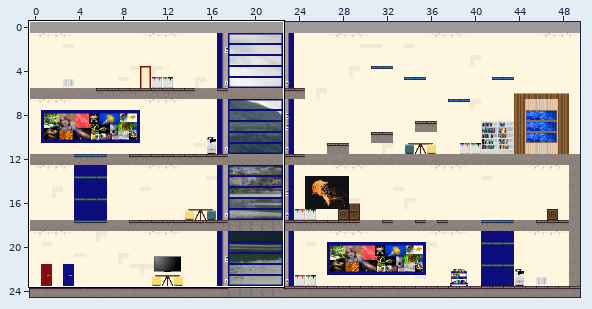
Level history. Tiled map: assets/maps/map5.tmx. The picture above shows the old version from afar; the outline marks the close-up.
Close-up. The starting point:
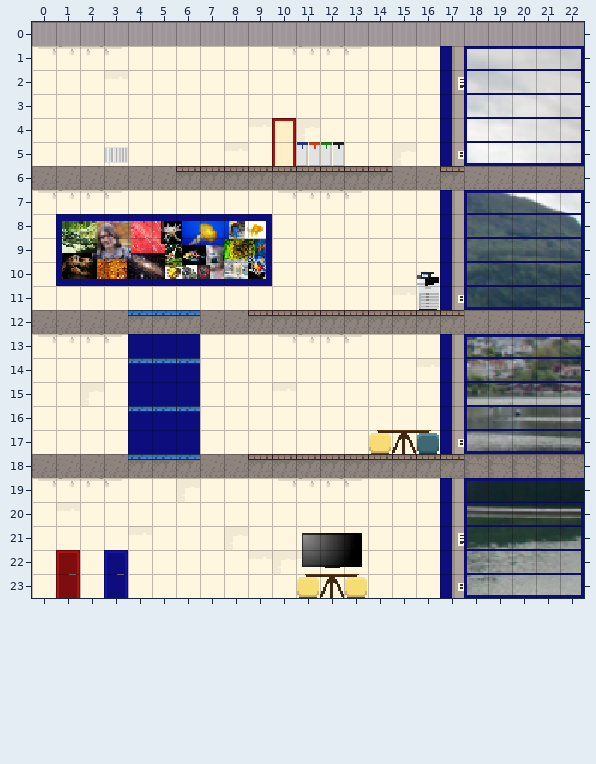
Cells are 16x16 px. Shown: x 0..22, y 0..23. The commit also changed other parts of the map, which this record leaves out.
After the commit:
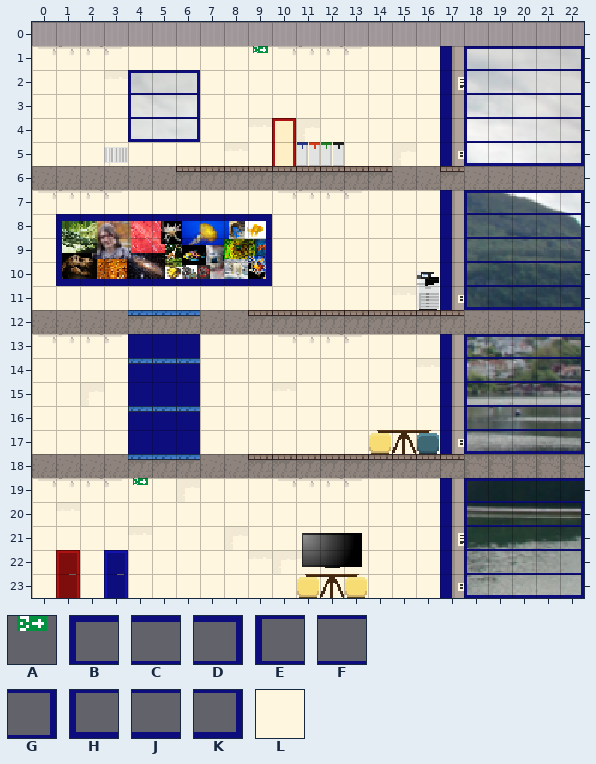
Key: from "hoytek": A 83, B 108, C 109, D 110, E 127, F 128, G 129, H 146, J 147, K 148, L 156.
_ is an empty cell, . an unchanged one.
Changes in this commit:
--- layer "wall1"
@@ x 4..6 @@
- 2 LLL
- 3 LLL
- 4 LLL
+ 2 BCD
+ 3 EFG
+ 4 HJK
--- layer "wall2"
@@ x 9..9 @@
- 1 _
+ 1 A
@@ x 4..4 @@
-19 _
+19 A
